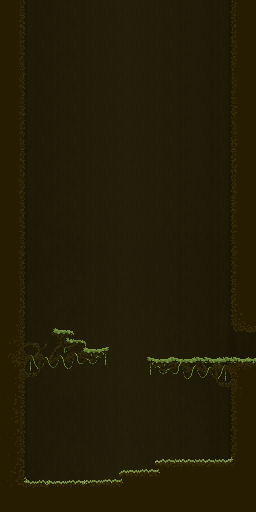
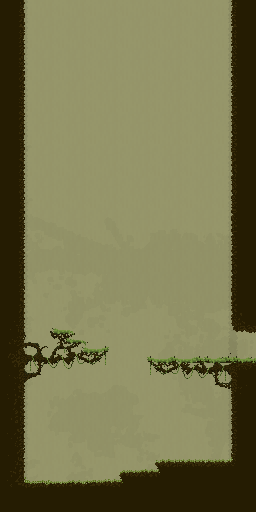
Before/after of a 256 x 512 layered artwork. What changed in the layer stack:
painted on "Layer 31 copy" over bbox(21, 334, 89, 482)
added layer "Layer 33" above "Layer 3" over bbox(21, 0, 256, 483)
